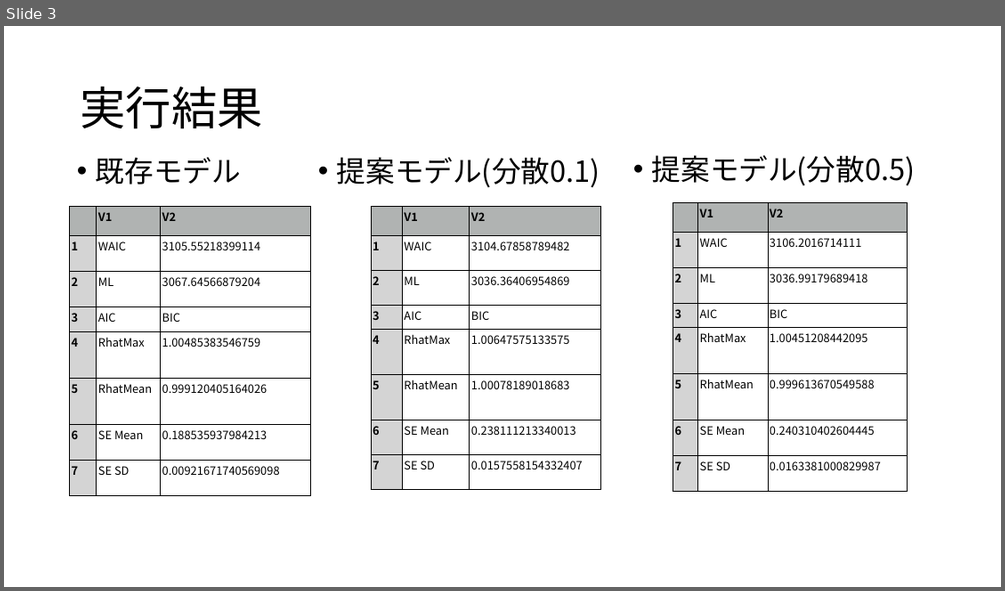
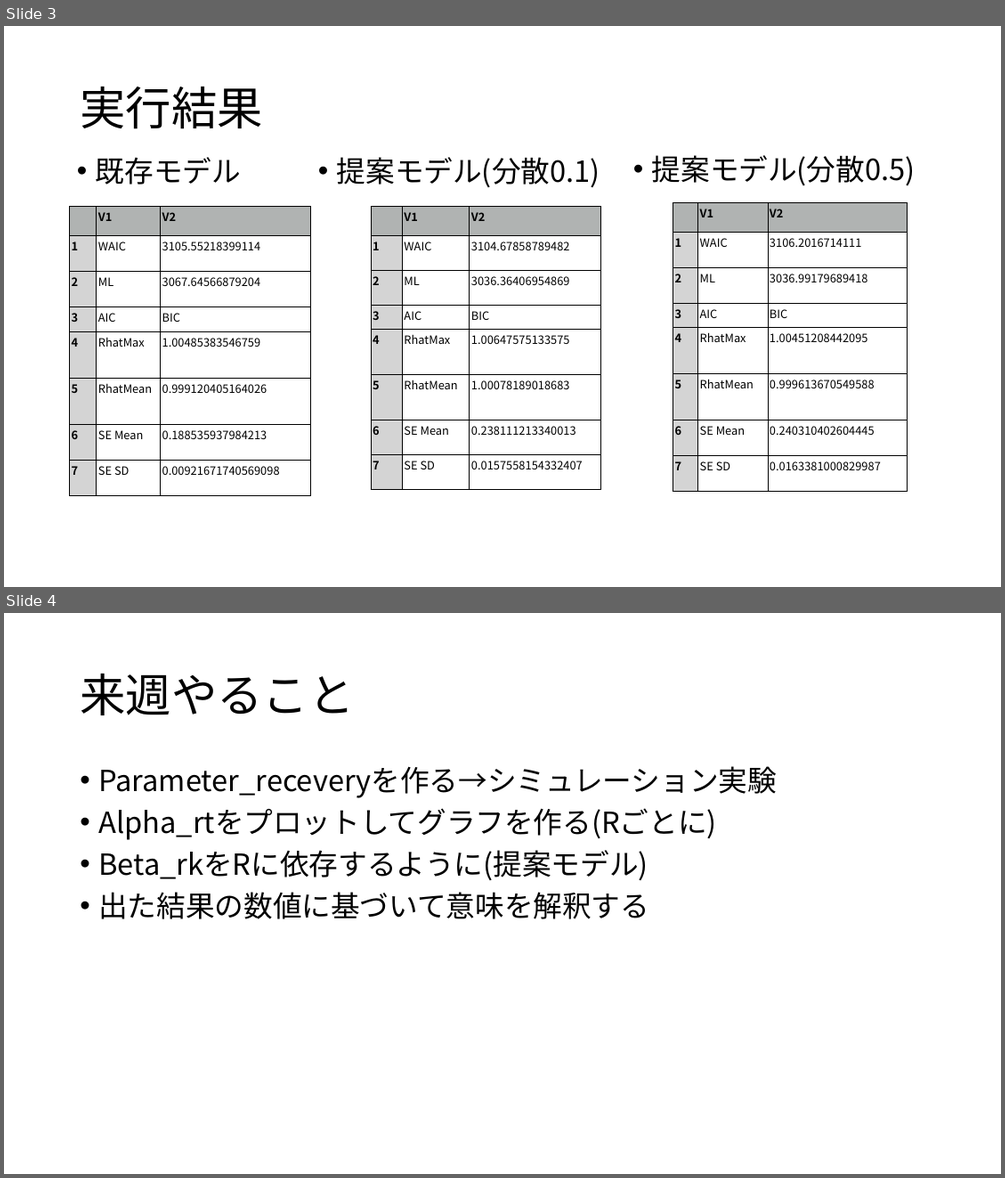
Before and after one commit to Mayu925/lab, a slide deck: ゼミ0713.pptx. Shown one above the other, each under a label of ours: slide 3 before the commit, slides 3 and 4 after it. The pictures are 1005x591 and 1005x1178 pixels, drawn with LibreOffice and Linux fonts; fonts in the diff are those of the drawing. Boxes give left, top, right and bottom in pixels: in the first picture for what was removed or moved away, otherwise in the second. Text is boxed around its words. In the diff, an @@ line names an element or a change of style, - is before the commit and + after.

```diff
--- a/ゼミ0713.pptx
+++ b/ゼミ0713.pptx
@@ slide 4 added at [4,613,1001,1174], background #FFFFFF @@
@@ title added at [80,674,354,715], 44 pt, text #000000 @@
+来週やること
@@ text added at [98,766,777,919], 28 pt, text #000000 @@
+• Parameter_receveryを作る→シミュレーション実験
+• Alpha_rtをプロットしてグラフを作る(Rごとに)
+• Beta_rkをRに依存するように(提案モデル)
+• 出た結果の数値に基づいて意味を解釈する
```
Also in this commit, not shown: 1 slide changed, 15 other files.
